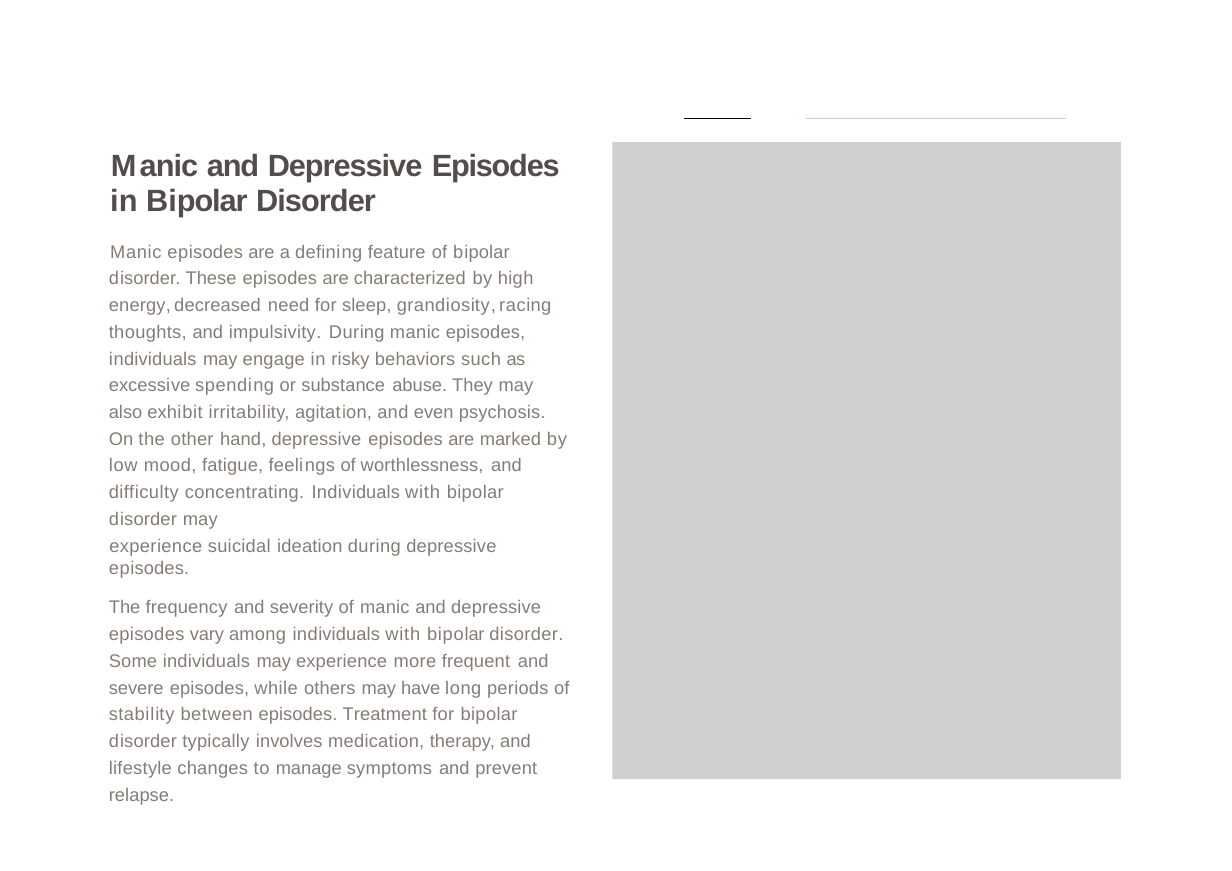
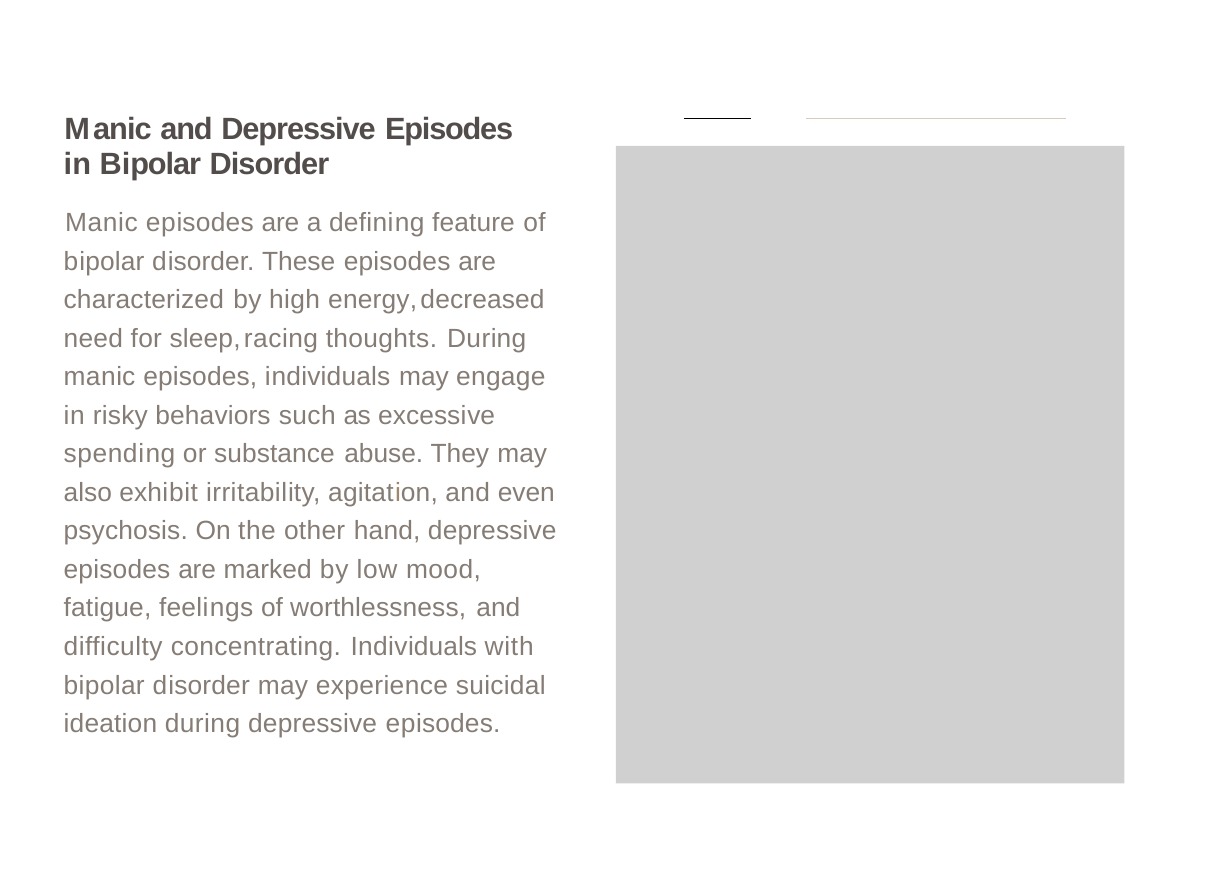
Before and after one commit to M-Farjad/semester-4, a slide deck: slide 3 of Psychology/Psychology presentations/psycho Slides 1.pptx. Drawn at 1232x871 pixels with LibreOffice and Linux fonts; fonts in the diff are those of the drawing; grey boxes stand for pictures. Boxes give left, top, right and bottom in pixels: in the first picture for what was removed or moved away, otherwise in the second. Text is boxed around its words. In the diff, an @@ line names an element or a change of style, - is before the commit and + after.

```diff
--- a/Psychology/Psychology presentations/psycho Slides 1.pptx
+++ b/Psychology/Psychology presentations/psycho Slides 1.pptx
@@ text "Manic and Depressive Episodes in ...": place and size @@
-text "Manic and Depressive Episodes in ..." at (110,153,560,217)
+text "Manic and Depressive Episodes in ..." at (64,116,513,180)
@@ picture: place and size @@
-picture at (612,142,1121,780)
+picture at (617,146,1126,784)
@@ text at (64,212,557,738): text changed; size 12.5 to 18 pt @@
-Manic episodes are a defining feature of bipolar disorder. These episodes are characterized by high energy,decreased need for sleep, grandiosity,racing thoughts, and impulsivity. During manic episodes, individuals may engage in risky behaviors such as excessive spending or substance abuse. They may also exhibit irritability, agitation, and even psychosis. On the other hand, depressive episodes are marked by low mood, fatigue, feelings of worthlessness, and difficulty concentrating. Individuals with bipolar disorder may
-experience suicidal ideation during depressive episodes.
-The frequency and severity of manic and depressive episodes vary among individuals with bipolar disorder. Some individuals may experience more frequent and severe episodes, while others may have long periods of stability between episodes. Treatment for bipolar disorder typically involves medication, therapy, and lifestyle changes to manage symptoms and prevent relapse.
+Manic episodes are a defining feature of bipolar disorder. These episodes are characterized by high energy,decreased need for sleep,racing thoughts. During manic episodes, individuals may engage in risky behaviors such as excessive spending or substance abuse. They may also exhibit irritability, agitation, and even psychosis. On the other hand, depressive episodes are marked by low mood, fatigue, feelings of worthlessness, and difficulty concentrating. Individuals with bipolar disorder may experience suicidal ideation during depressive episodes.
```
Also in this commit, not shown: 7 other slides changed, 1 slide removed, 3 other files.
